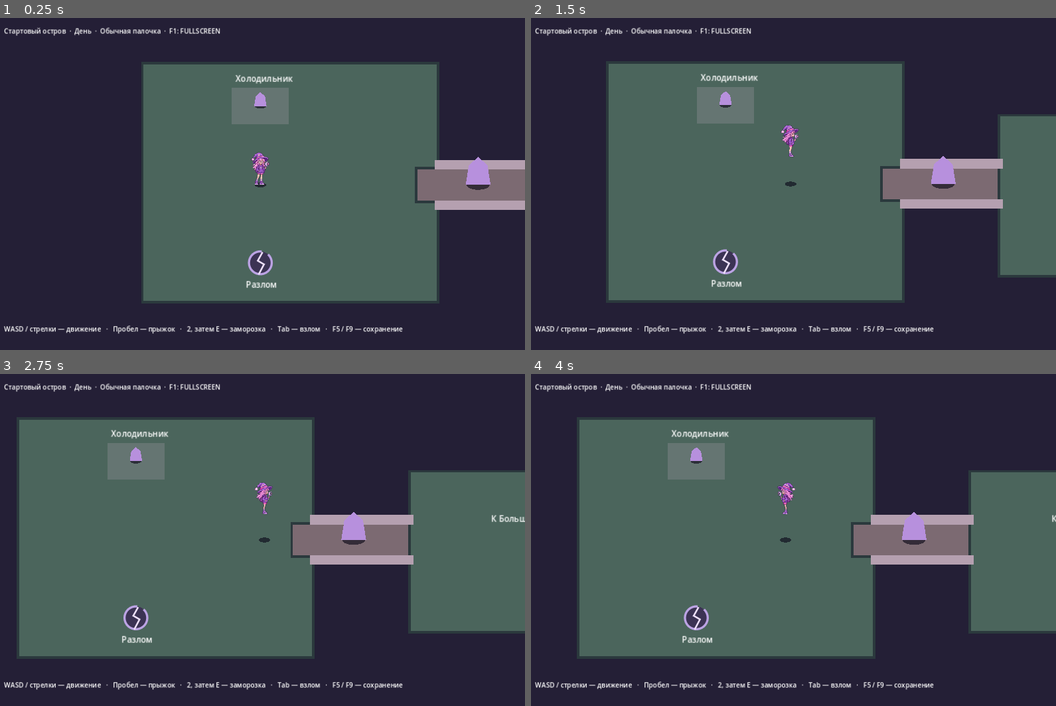
Above: before the commit, frames 1-4 (two rows, left to right).
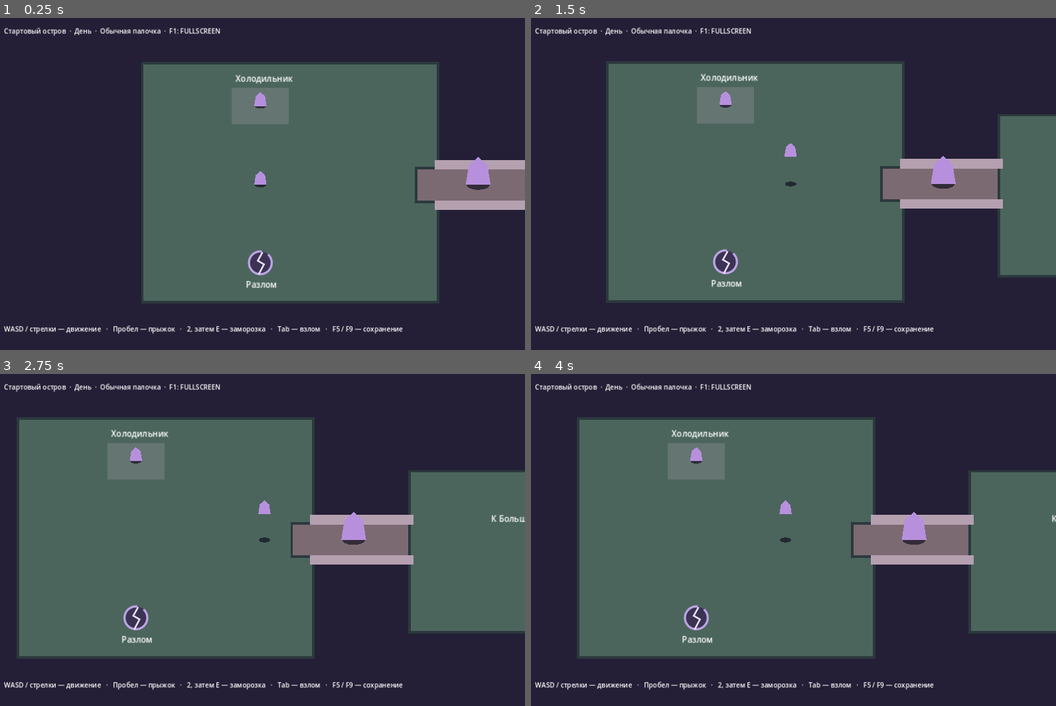
Above: after the commit, the same moments.

Repository: 0ri-space-cat/luna-dev-mode
Game: Godot game, scene res://scenes/skeleton/adventure.tscn
The game is run twice, just before and just after one commit, with the same random seed, the same clock (stepped at 60 frames per second) and the same inputs.
Inputs (mouse positions are in pixels of both pictures, inside the frame that each line leads up to):
- Up to frame 1 (0.25 s): no input
- Up to frame 2 (1.5 s): tap Enter at 0.5, 0.6 s; move the mouse to (909, 167) at 0.52 s; hold Right (ui_right) 0.53-1.25 s; click (909, 167) at 0.67 s; tap Space at 0.77 s; drag from (683, 200) to (762, 250) at 1.27 s
- Up to frame 3 (2.75 s): tap Space at 2 s; move the mouse to (315, 466) at 2.02 s; hold Right (ui_right) from 2.03 s (still down); hold E from 2.03 s (still down)
- Up to frame 4 (4 s): release Right (ui_right) at 2.75 s; release E at 2.75 s; drag from (762, 606) to (630, 490) at 2.77 s; tap Enter at 3.5 s; move the mouse to (951, 589) at 3.52 s; hold Left (ui_left) from 3.53 s (still down); hold I from 3.53 s (still down); tap Space at 3.77 s

The runs differ from the first frame. In frame 1, 0.2% of the frame differs, in the area x 47-52%, y 40-51%; in frame 2, 0.2%; in frame 3, 0.2%; in frame 4, 0.2%.

Commit message:
Defer unfinished art integration and restore physical Adventure graybox

Diff:
--- a/game/scenes/skeleton/adventure.tscn
+++ b/game/scenes/skeleton/adventure.tscn
@@ -15,8 +15,6 @@
 ecology_fixture = true
 observation_fixture = true
 ancient_console_enabled = true
-body_art_preview = true
-body_art_preview_scale = 1.0
 
 [node name="SystemPause" type="Node" parent="."]
 script = ExtResource("4")
--- a/game/scripts/skeleton/art_probe.gd
+++ b/game/scripts/skeleton/art_probe.gd
@@ -6,11 +6,12 @@
 const Clock = preload("res://scripts/runtime2d/world_clock_2d.gd")
 const ART_CATALOG := "res://data/skeleton/DEV_ART_LOCATIONS.json"
 const EXTERIOR := "DEV_ART_EXTERIOR"
-const BodyVisual = preload("res://scripts/skeleton/body_visual_2d.gd")
-const CELL := BodyVisual.CELL
-const FOOT := BodyVisual.FOOT
-const LUNA := BodyVisual.LUNA
-const ONI := BodyVisual.ONI
+const CELL := Vector2(48, 76)
+const FOOT := Vector2(24, 70)
+const LUNA := preload("res://assets/art_probe/luna.png")
+const ONI := preload("res://assets/art_probe/oni.png")
+# Clockwise from screen-right. Left facings reuse the corresponding art.
+const VIEW_ROWS := [2, 1, 0, 1, 2, 3, 4, 3]
 
 var view: RoomProjection
 var world_clock := Clock.new()
@@ -43,7 +44,6 @@
 	for sprite in [luna_art, oni_art]:
 		sprite.centered = false
 		sprite.offset = -FOOT
-		sprite.texture_filter = CanvasItem.TEXTURE_FILTER_NEAREST
 		add_child(sprite)
 	luna_art.texture = LUNA
 	luna_art.region_enabled = true
@@ -95,8 +95,8 @@
 	var walking := actor.motion.grounded and travel.length_squared() > 0.16
 	_walk_frame = 0
 	if walking:
-		_facing = BodyVisual.facing_for(travel)
-		_walk_cycle = fposmod(_walk_cycle + delta * BodyVisual.FRAME_RATE, 4.0)
+		_facing = posmod(roundi(travel.angle() / (PI / 4.0)), 8)
+		_walk_cycle = fposmod(_walk_cycle + delta * 8.0, 4.0)
 		_walk_frame = 1 + floori(_walk_cycle)
 	else:
 		_walk_cycle = 0.0
@@ -106,8 +106,8 @@
 func _process(_delta: float) -> void:
 	if view == null or not is_instance_valid(actor):
 		return
-	luna_art.region_rect = BodyVisual.atlas_rect(_facing, _walk_frame)
-	luna_art.flip_h = BodyVisual.mirrored(_facing)
+	luna_art.region_rect = Rect2(Vector2(_walk_frame, VIEW_ROWS[_facing]) * CELL, CELL)
+	luna_art.flip_h = _facing in [3, 4, 5]
 	var height := actor.motion.elevation
 	_place_visual(luna_art, luna_shadow, actor.position, height, _support_below(actor.position, height))
 	_hint.visible = _door_nearby()
--- a/game/scripts/skeleton/body_visual_2d.gd
+++ /dev/null
@@ -1,146 +0,0 @@
-extends Node2D
-## DEV visual adapter: reads existing bodies and never changes physics, modules or saves.
-const LUNA := preload("res://assets/art_probe/luna.png")
-const ONI := preload("res://assets/art_probe/oni.png")
-const ArtBank = preload("res://scripts/skeleton/body_visual_bank_2d.gd")
-const CELL := Vector2(48, 76)
-const FOOT := Vector2(24, 70)
-const VIEW_ROWS := [2, 1, 0, 1, 2, 3, 4, 3]
-const FRAME_RATE := 8.0
-
-var sprite := Sprite2D.new()
-var facing := 2
-var frame := 0
-var walk_cycle := 0.0
-var installed_walk := false
-var enabled_walk := false
-var installed_fly := false
-var enabled_fly := false
-var suppressed := false
-var _preview_scale := 1.0
-var _last_point := Vector2.ZERO
-var _marker: Polygon2D
-var _category := ""
-var _limb_color := Color.WHITE
-var _alive := false
-
-
-static func facing_for(travel: Vector2) -> int:
-	return posmod(roundi(travel.angle() / (PI / 4.0)), 8)
-
-
-static func atlas_rect(direction: int, column: int) -> Rect2:
-	return Rect2(Vector2(clampi(column, 0, 4), VIEW_ROWS[posmod(direction, 8)]) * CELL, CELL)
-
-
-static func mirrored(direction: int) -> bool:
-	return posmod(direction, 8) in [3, 4, 5]
-
-
-static func module_state(instances: Dictionary, ability: String) -> Vector2i:
-	var state := Vector2i.ZERO
-	for item in instances.values():
-		if item.get("ability_id") == ability:
-			state.x = 1
-			if item.get("enabled", false):
-				state.y = 1
-	return state
-
-
-func mount(marker: Polygon2D, point: Vector2, preview_scale: float) -> void:
-	_marker = marker
-	_last_point = point
-	_preview_scale = preview_scale
-	name = "DEVBodyVisual"
-	sprite.centered = false
-	sprite.offset = -FOOT
-	sprite.texture_filter = CanvasItem.TEXTURE_FILTER_NEAREST
-	sprite.region_filter_clip_enabled = true
-	sprite.scale = Vector2.ONE * preview_scale
-	add_child(sprite)
-	marker.add_child(self)
-
-
-func sync(body, delta: float) -> void:
-	var travel: Vector2 = body.position - _last_point
-	_last_point = body.position
-	# Large XY changes are travel or restore, not footsteps.
-	var walking: bool = body.motion.grounded and not body.is_attached() and body.get_parameter("alive") and not body.get_parameter("asleep") and travel.length_squared() > 0.16 and travel.length_squared() < 4096.0
-	if walking:
-		facing = facing_for(travel)
-		walk_cycle = fposmod(walk_cycle + maxf(delta, 0.0) * FRAME_RATE, 4.0)
-		frame = 1 + floori(walk_cycle)
-	else:
-		walk_cycle = 0.0
-		frame = 0
-	var category: String = body.record.category
-	var category_changed := category != _category
-	_category = category
-	_sync_sprite(category)
-	var instances: Dictionary = body.record.get_component("ABILITY_SET").get("instances", {})
-	var walk := module_state(instances, "WALK")
-	var fly := module_state(instances, "FLY")
-	var alive: bool = body.get_parameter("alive")
-	var next_color: Color = _marker.color
-	var changed := category_changed or installed_walk != bool(walk.x) or enabled_walk != bool(walk.y) or installed_fly != bool(fly.x) or enabled_fly != bool(fly.y) or _alive != alive or _limb_color != next_color
-	installed_walk = bool(walk.x)
-	enabled_walk = bool(walk.y)
-	installed_fly = bool(fly.x)
-	enabled_fly = bool(fly.y)
-	_alive = alive
-	_limb_color = next_color
-	if changed or installed_walk:
-		queue_redraw()
-
-
-func _sync_sprite(category: String) -> void:
-	var picture: Texture2D = null
-	var pivot := FOOT
-	var draw_scale := _preview_scale
-	var row: int = VIEW_ROWS[facing]
-	var flip := mirrored(facing)
-	if not suppressed:
-		if category == "player":
-			picture = LUNA
-		elif category == "oni" and row == 0:
-			# Retain the existing approved front from the original probe.
-			picture = ONI
-			flip = false
-		else:
-			var art := ArtBank.frame_for(category, row, frame)
-			if not art.is_empty():
-				picture = art["texture"]
-				pivot = art["pivot"]
-				draw_scale *= float(art["scale"])
-	if sprite.texture != picture:
-		sprite.texture = picture
-	sprite.region_enabled = picture != null and category == "player"
-	if sprite.region_enabled:
-		sprite.region_rect = atlas_rect(facing, frame)
-	elif picture != null and flip:
-		pivot.x = picture.get_width() - pivot.x
-	sprite.flip_h = flip
-	sprite.offset = -pivot
-	sprite.scale = Vector2.ONE * draw_scale
-	sprite.visible = picture != null
-	# Keep the original polygon/pose for unavailable artwork or the buried Leia.
-	_marker.self_modulate = Color(1, 1, 1, 0) if sprite.visible else Color.WHITE
-	sprite.modulate = Color.WHITE if _marker.color == ArtBank.original_color(category) else _marker.color
-
-
-func _draw() -> void:
-	# DEV placeholders only for ordinary props. Do not infer species anatomy
-	# or turn a temporary effect into an owned module.
-	if _category not in ["prop", "fridge"]:
-		return
-	if installed_fly:
-		var wing := _limb_color.lightened(0.28)
-		if not enabled_fly or not _alive:
-			wing = wing.darkened(0.25)
-		draw_colored_polygon(PackedVector2Array([Vector2(-8, -21), Vector2(-25, -28), Vector2(-21, -15), Vector2(-9, -12)]), wing)
-		draw_colored_polygon(PackedVector2Array([Vector2(8, -21), Vector2(25, -28), Vector2(21, -15), Vector2(9, -12)]), wing)
-	if installed_walk:
-		var leg := _limb_color.darkened(0.25)
-		var stride := 3.0 if _alive and enabled_walk and frame % 2 == 1 else 0.0
-		draw_polyline(PackedVector2Array([Vector2(-6, -9), Vector2(-6 - stride, -3), Vector2(-9 - stride, 0)]), leg, 3.0)
-		draw_polyline(PackedVector2Array([Vector2(6, -9), Vector2(6 + stride, -3), Vector2(9 + stride, 0)]), leg, 3.0)
--- a/game/scripts/skeleton/body_visual_bank_2d.gd
+++ /dev/null
@@ -1,65 +0,0 @@
-extends RefCounted
-## DEV views imported byte-for-byte from the production register and approved Chibi bank.
-## No authority over simulation; all scale/pivot estimates remain P0 candidates.
-const ROOT := "res://assets/body_preview/"
-const VIEWS := ["front", "front_right", "side_right", "back_right", "back"]
-const FRIENDS := ["oni", "mia", "leia", "ori", "toffi", "yuki"]
-const FRIEND_CANVAS := Vector2(128, 192)
-const FRIEND_PIVOT := Vector2(64, 184)
-const FRIEND_SCALE := 0.375
-const CHIBI_HEIGHT := 58.0
-const CHIBI_FRAMES := ["unarmed_idle_00", "unarmed_walk_00", "unarmed_idle_00", "unarmed_walk_01", "unarmed_idle_00"]
-
-static var _textures: Dictionary = {}
-static var _pivots: Dictionary = {}
-static var _chibi_scale := 0.0
-
-
-static func _texture(path: String) -> Texture2D:
-	if not _textures.has(path):
-		_textures[path] = load(path) as Texture2D
-	return _textures[path]
-
-
-static func _chibi_idle(view: String) -> Texture2D:
-	return _texture(ROOT + "chibi_luna/" + view + "/unarmed_idle_00.png")
-
-
-static func _chibi_pivot(view: String) -> Vector2:
-	if not _pivots.has(view):
-		var bounds := _chibi_idle(view).get_image().get_used_rect()
-		_pivots[view] = Vector2(bounds.position.x + bounds.size.x * 0.5, bounds.end.y)
-	return _pivots[view]
-
-
-static func frame_for(category: String, row: int, frame: int) -> Dictionary:
-	var view: String = VIEWS[clampi(row, 0, 4)]
-	if category in FRIENDS:
-		var texture := _texture(ROOT + category + "/" + view + ".png")
-		if texture == null or texture.get_size() != FRIEND_CANVAS:
-			return {}
-		return {"texture": texture, "pivot": FRIEND_PIVOT, "scale": FRIEND_SCALE}
-	if category == "chibi_luna":
-		var texture := _texture(ROOT + category + "/" + view + "/" + CHIBI_FRAMES[clampi(frame, 0, 4)] + ".png")
-		var idle := _chibi_idle(view)
-		# Same per-view estimate for every contact, not a moving foot bbox.
-		if texture == null or idle == null or texture.get_size() != idle.get_size():
-			return {}
-		if _chibi_scale <= 0.0:
-			var bounds := _chibi_idle("front").get_image().get_used_rect()
-			if bounds.size.y <= 0:
-				return {}
-			_chibi_scale = CHIBI_HEIGHT / float(bounds.size.y)
-		return {"texture": texture, "pivot": _chibi_pivot(view), "scale": _chibi_scale}
-	return {}
-
-
-static func original_color(category: String) -> Color:
-	# Existing graybox identity colors are not edits to the approved artwork.
-	match category:
-		"oni":
-			return Color("efb68e")
-		"mia":
-			return Color("8ed7bd")
-		_:
-			return Color("b790dd")
--- a/game/scripts/skeleton/entity_body_2d.gd
+++ b/game/scripts/skeleton/entity_body_2d.gd
@@ -5,10 +5,6 @@
 const Parameters = preload("res://scripts/skeleton/entity_parameters_2d.gd")
 
 const Brain = preload("res://scripts/runtime2d/behavior_brain_2d.gd")
-const BodyVisual = preload("res://scripts/skeleton/body_visual_2d.gd")
-var visual_preview := false
-var visual_preview_scale := 1.0
-var body_visual: BodyVisual
 const SEAT_HEIGHT := 16.0
 const SEAT_CAPACITY := 2.0
 const BODY_OBSTACLE_LAYER := 1 << 8
@@ -54,10 +50,6 @@
 	_marker.color = get_parameter("color")
 	_sync_ability_glow()
 	refresh_form_marker()
-	if visual_preview:
-		body_visual = BodyVisual.new()
-		body_visual.mount(_marker, position, visual_preview_scale)
-		body_visual.sync(self, 0.0)
 
 
 func refresh_form_marker() -> void:
@@ -271,8 +263,6 @@
 	elif not accepts_player_input():
 		_stop_active_motion()
 	super._physics_process(delta)
-	if is_instance_valid(body_visual):
-		body_visual.sync(self, delta)
 
 
 func _wander_on_support(delta: float) -> Vector2:
--- a/game/scripts/skeleton/p0_calibration_2d.gd
+++ /dev/null
@@ -1,22 +0,0 @@
-extends RefCounted
-## P0 candidate math only: no window, viewport, collision or camera mutation.
-const WORLD_GRIDS := [Vector2i(320, 180), Vector2i(640, 360)]
-const TILE_OPTIONS := [16, 32]
-const ART_SCALES := [0.5, 1.0, 2.0]
-
-
-static func integer_fit(logical: Vector2i, available: Vector2i) -> Dictionary:
-	if logical.x <= 0 or logical.y <= 0 or available.x <= 0 or available.y <= 0:
-		return {}
-	var factor := mini(floori(float(available.x) / logical.x), floori(float(available.y) / logical.y))
-	if factor < 1:
-		return {}
-	var size := logical * factor
-	var origin := Vector2i(floori((available.x - size.x) / 2.0), floori((available.y - size.y) / 2.0))
-	return {"scale": factor, "rect": Rect2i(origin, size)}
-
-
-static func snap_display(point: Vector2, units_per_pixel: float) -> Vector2:
-	if not point.is_finite() or not is_finite(units_per_pixel) or units_per_pixel <= 0.0:
-		return point
-	return (point / units_per_pixel).round() * units_per_pixel
--- a/game/scripts/skeleton/start_island.gd
+++ b/game/scripts/skeleton/start_island.gd
@@ -151,9 +151,6 @@
 @export var ecology_fixture := false
 @export var observation_fixture := false
 @export var ancient_console_enabled := false
-# DEV P0 candidate, not an approved final scale or a new physical parameter.
-@export var body_art_preview := false
-@export var body_art_preview_scale := 1.0
 var forest_bank: ForestBank
 var ancient_console: AncientConsole
 var _was_at_bank := false
@@ -1439,8 +1436,6 @@
 		return
 	# Placeholder silhouette only. Collision, size and color are unchanged.
 	var buried := not leia_free and not _friend_at_cafe(LEIA_ID) and leia.position.distance_to(LEIA_START) < 25.0
-	if is_instance_valid(leia.body_visual):
-		leia.body_visual.suppressed = buried
 	leia._marker.polygon = PackedVector2Array([Vector2(-12, 0), Vector2(-12, -16), Vector2(-4, -16), Vector2(-4, -5), Vect …(186 unchanged characters)…
 
 
@@ -3880,9 +3875,6 @@
 
 func _configure_body(body: ElevationBody, entity_id: String) -> void:
 	super._configure_body(body, entity_id)
-	if body is EntityBody:
-		body.visual_preview = body_art_preview
-		body.visual_preview_scale = body_art_preview_scale
 	body.emergency_anchor = Vector3(SPAWN.x, SPAWN.y, 0.0)
 	if body is Fauna and body.aquatic_bounds.has_area():
 		body.surfaces = _fish_surfaces
--- a/game/tests/test_skeleton_body_visual.gd
+++ /dev/null
@@ -1,94 +0,0 @@
-extends SceneTree
-const Adventure = preload("res://scenes/skeleton/adventure.tscn")
-const Island = preload("res://scripts/skeleton/start_island.gd")
-const Visual = preload("res://scripts/skeleton/body_visual_2d.gd")
-const Calibration = preload("res://scripts/skeleton/p0_calibration_2d.gd")
-const ArtBank = preload("res://scripts/skeleton/body_visual_bank_2d.gd")
-const PROFILE := "user://luna_body_visual_regression.json"
-
-
-func _initialize() -> void:
-	call_deferred("_run")
-
-
-func _run() -> void:
-	DirAccess.remove_absolute(ProjectSettings.globalize_path(PROFILE))
-	DirAccess.remove_absolute(ProjectSettings.globalize_path(PROFILE + ".bak"))
-	var game = Adventure.instantiate()
-	game.profile_path = PROFILE
-	game.get_node("Home").keyboard = false
-	root.add_child(game)
-	await physics_frame
-	var home = game.home
-	var actor = home.actor
-	var art = actor.body_visual
-	assert(is_instance_valid(art) and art.sprite.texture == Visual.LUNA)
-	assert(art.sprite.offset == -Visual.FOOT and art.sprite.texture_filter == CanvasItem.TEXTURE_FILTER_NEAREST)
-	assert(actor._marker.self_modulate.a == 0.0)
-	assert(actor._marker.position.y == -actor.motion.elevation)
-	var oni = home.entities.get_entity(Island.Visits.ONI_ID)
-	assert(oni.body_visual.sprite.texture == Visual.ONI)
-	assert(oni.body_visual.sprite.modulate == Color.WHITE)
-	for category in ArtBank.FRIENDS:
-		for row in range(5):
-			var art_view := ArtBank.frame_for(category, row, 0)
-			assert(not art_view.is_empty(), "Missing friend view: %s / %d" % [category, row])
-			assert(art_view["pivot"] == ArtBank.FRIEND_PIVOT)
-	for row in range(5):
-		var idle := ArtBank.frame_for("chibi_luna", row, 0)
-		assert(not idle.is_empty(), "Missing Chibi idle: %d" % row)
-		for column in range(1, 5):
-			var contact := ArtBank.frame_for("chibi_luna", row, column)
-			assert(not contact.is_empty() and contact["pivot"] == idle["pivot"], "Chibi registration: %d/%d" % [row, column])
-	var prop = home.entities.get_entity(Island.FRIDGE_ID)
-	assert(not prop.body_visual.sprite.visible and prop._marker.self_modulate.a == 1.0)
-	var initial: Vector2 = actor.position
-	var radius: float = actor.foot_radius()
-	home.apply_player_input(Vector2.RIGHT)
-	for tick in range(8):
-		await physics_frame
-	assert(actor.position.x > initial.x and art.facing == 0 and art.frame > 0)
-	assert(art.sprite.region_rect == Visual.atlas_rect(0, art.frame))
-	home.apply_player_input(Vector2.ZERO)
-	for tick in range(2):
-		await physics_frame
-	assert(art.frame == 0)
-	actor.jump()
-	for tick in range(5):
-		await physics_frame
-	assert(actor.motion.elevation > 0.0, "Jump height: %s" % actor.motion.elevation)
-	assert(is_equal_approx(actor._marker.position.y, -actor.motion.elevation), "Foot Z: marker=%s physical=%s" % [actor._marker.position.y, actor.motion.elevation])
-	assert(art.sprite.offset == -Visual.FOOT and actor.foot_radius() == radius)
-	for tick in range(120):
-		await physics_frame
-		if actor.motion.grounded:
-			break
-	assert(actor.motion.grounded)
-	var saved: Dictionary = home.make_snapshot()
-	art.sprite.scale = Vector2.ONE * 2.0
-	assert(home.make_snapshot() == saved)
-	assert(home.apply_snapshot(saved))
-	assert(home.actor.entity_id == Island.ENTITY_ID)
-	assert(home.actor.body_visual.sprite.texture == Visual.LUNA and home.actor.foot_radius() == radius)
-	assert(home._spawn_lake_chibi())
-	var clone = home.entities.get_entity(Island.LAKE_CHIBI_PREFIX + "1")
-	assert(clone != null and clone.body_visual.sprite.visible and clone.entity_id != home.actor.entity_id)
-	assert(clone.body_visual.sprite.texture == ArtBank.frame_for("chibi_luna", 0, 0)["texture"])
-	var clone_id: String = clone.entity_id
-	var clone_save: Dictionary = home.make_snapshot()
-	assert(home.apply_snapshot(clone_save))
-	assert(home.entities.get_entity(clone_id).body_visual.sprite.visible)
-	# Presence and enabled state are independent; temporary effects own no modules.
-	var modules := {"W": {"ability_id": "WALK", "enabled": false}, "F": {"ability_id": "FLY", "enabled": true}}
-	assert(Visual.module_state(modules, "WALK") == Vector2i(1, 0))
-	assert(Visual.module_state(modules, "FLY") == Vector2i(1, 1))
-	assert(Visual.module_state({}, "FLY") == Vector2i.ZERO)
-	assert(Visual.mirrored(4) and not Visual.mirrored(0))
-	var fit := Calibration.integer_fit(Vector2i(320, 180), Vector2i(1280, 800))
-	assert(fit["scale"] == 4 and fit["rect"] == Rect2i(0, 40, 1280, 720))
-	assert(Calibration.integer_fit(Vector2i(640, 360), Vector2i(320, 180)).is_empty())
-	assert(Calibration.snap_display(Vector2(2.3, 5.7), 1.0) == Vector2(2, 6))
-	game.queue_free()
-	await process_frame
-	print("DEV body visuals: Adventure, atlas, motion, height, profile and P0 math passed")
-	quit()
Binary file removed: game/assets/body_preview/chibi_luna/back/unarmed_idle_00.png
Binary file removed: game/assets/body_preview/chibi_luna/back/unarmed_walk_00.png
Binary file removed: game/assets/body_preview/chibi_luna/back/unarmed_walk_01.png
Binary file removed: game/assets/body_preview/chibi_luna/back_right/unarmed_idle_00.png
Binary file removed: game/assets/body_preview/chibi_luna/back_right/unarmed_walk_00.png
Binary file removed: game/assets/body_preview/chibi_luna/back_right/unarmed_walk_01.png
Binary file removed: game/assets/body_preview/chibi_luna/front/unarmed_idle_00.png
Binary file removed: game/assets/body_preview/chibi_luna/front/unarmed_walk_00.png
Binary file removed: game/assets/body_preview/chibi_luna/front/unarmed_walk_01.png
Binary file removed: game/assets/body_preview/chibi_luna/front_right/unarmed_idle_00.png
Binary file removed: game/assets/body_preview/chibi_luna/front_right/unarmed_walk_00.png
Binary file removed: game/assets/body_preview/chibi_luna/front_right/unarmed_walk_01.png
(and 34 more such lines)
